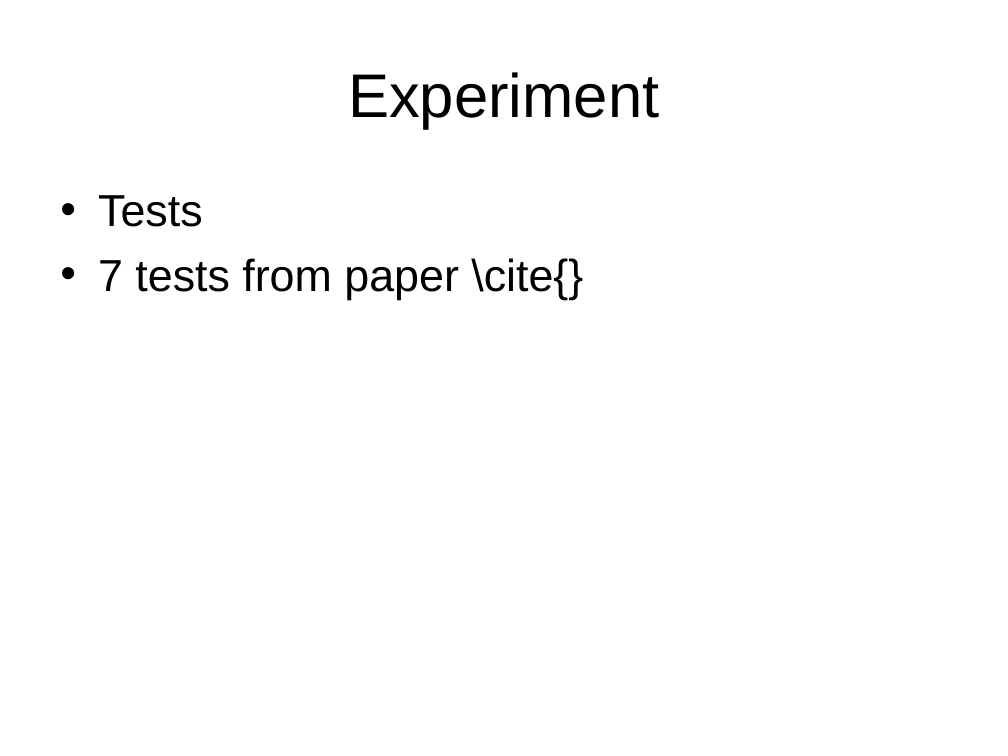
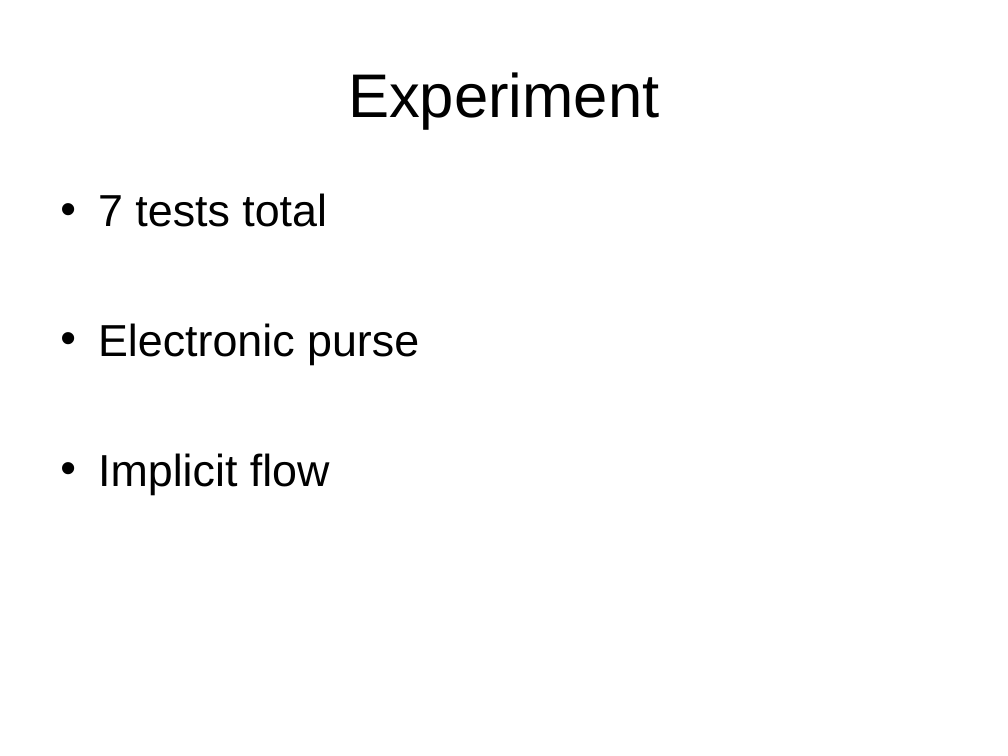
Before and after one commit to chenjiia/Thesis, a slide deck: slide 20 of thesis_presentation/presentation.ppt (slide 17 before the commit). Drawn at 1008x756 pixels with LibreOffice and Linux fonts; fonts in the diff are those of the drawing. Boxes give left, top, right and bottom in pixels: in the first picture for what was removed or moved away, otherwise in the second. Text is boxed around its words. In the diff, an @@ line names an element or a change of style, - is before the commit and + after.

Commit message:
slides update

```diff
--- a/thesis_presentation/presentation.ppt
+++ b/thesis_presentation/presentation.ppt
@@ text at (98,193,419,495): text changed @@
-• Tests
-• 7 tests from paper \cite{}
+• 7 tests total
+• Electronic purse
+• Implicit flow
```
Also in this commit, not shown: 2 other slides changed, 10 slides added, 4 slides removed, 3 other files.
